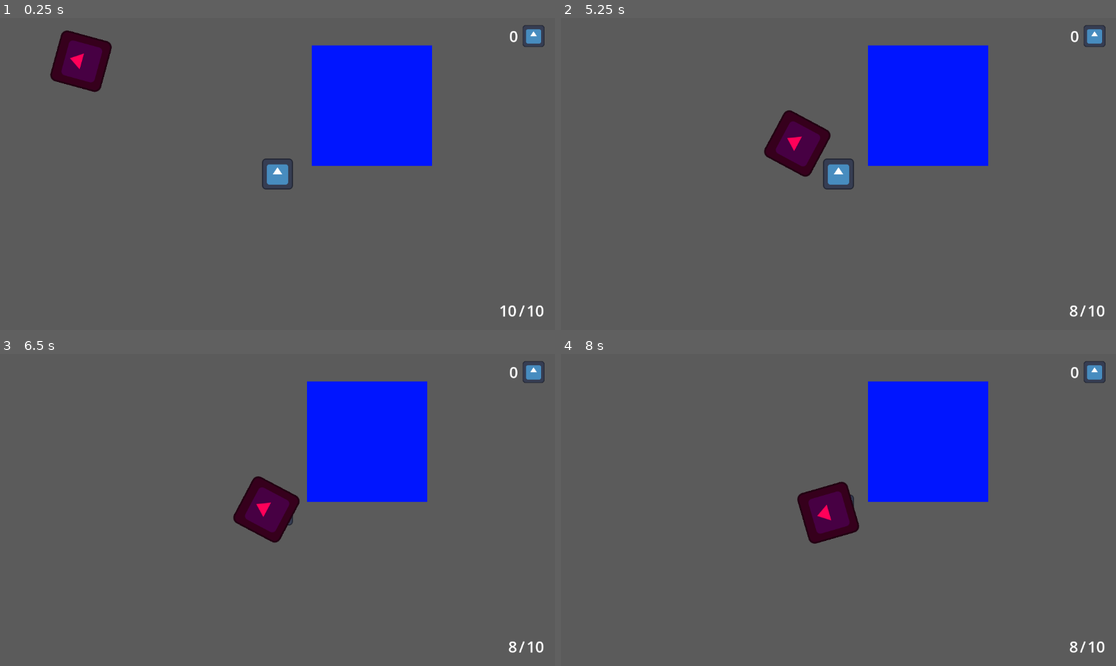
Above: before the commit, frames 1-4 (two rows, left to right).
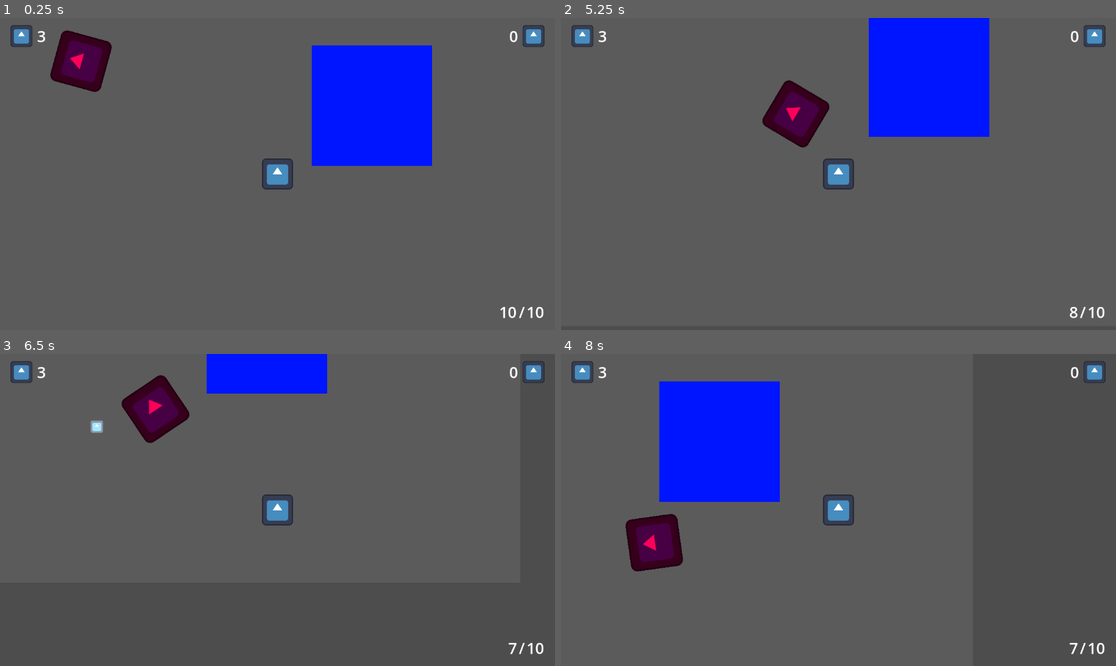
Above: after the commit, the same moments.

Repository: DeepRestGames/pirate-software-game-jam-17
Game: Godot game, scene res://Scenes/TestScene.tscn
Same seed, same stepped clock (60 frames per second), same inputs: the game is played once before the commit and once after it. The engine's default icon, where the game draws it, is replaced by a stand-in: a white triangle on a blue panel in a dark square.
Inputs (mouse positions are in pixels of both pictures, inside the frame that each line leads up to):
- Up to frame 1 (0.25 s): no input
- Up to frame 2 (5.25 s): move the mouse to (960, 158) at 0.52 s; hold D (move_right) 0.53-1.28 s; hold P (drink_potion, bound only after the commit) 0.53-1.28 s; move the mouse to (727, 189) at 1.27 s; hold S (move_down) 1.28-2.03 s; click (727, 189) at 1.35 s; tap P (drink_potion, bound only after the commit) at 1.55, 2.85, 3.8, 4.35 s; move the mouse to (894, 105) at 2.02 s; hold D (move_right) 2.03-2.78 s; hold P (drink_potion, bound only after the commit) 2.03-2.78 s; move the mouse to (810, 236) at 2.77 s; hold W (move_up) 2.78-3.53 s; move the mouse to (1005, 220) at 3.52 s; press the mouse at (1005, 220) at 3.53 s; hold A (move_left) 3.53-5.03 s; move the mouse to (672, 127) at 4.27 s; release the mouse at (672, 127) at 4.28 s; move the mouse to (866, 174) at 5.02 s; hold S (move_down) from 5.03 s (still down); hold P (drink_potion, bound only after the commit) from 5.03 s (still down)
- Up to frame 3 (6.5 s): move the mouse to (194, 432) at 5.77 s; release S (move_down) at 5.78 s; release P (drink_potion, bound only after the commit) at 5.78 s; hold D (move_right) from 5.78 s (still down); click (194, 432) at 5.85 s; tap P (drink_potion, bound only after the commit) at 6.05 s
- Up to frame 4 (8 s): move the mouse to (960, 494) at 6.52 s; release D (move_right) at 6.53 s; hold W (move_up) 6.53-7.28 s; hold P (drink_potion, bound only after the commit) 6.53-7.28 s; move the mouse to (727, 525) at 7.27 s; hold D (move_right) from 7.28 s (still down); tap P (drink_potion, bound only after the commit) at 7.35 s

The runs differ from the first frame. In frame 1, 0.4% of the frame differs, in the area x 1-98%, y 2-97%; in frame 2, 6.9%; in frame 3, 15%; in frame 4, 20%.

Commit message:
HP indicator in HUD

Diff:
--- a/if_onlyone_savemission/Scenes/UI/HUD.tscn
+++ b/if_onlyone_savemission/Scenes/UI/HUD.tscn
@@ -1,8 +1,9 @@
-[gd_scene load_steps=4 format=3 uid="uid://b8e4ms8gpa7de"]
+[gd_scene load_steps=5 format=3 uid="uid://b8e4ms8gpa7de"]
 
 [ext_resource type="Script" uid="uid://cls3l3tvbwhrv" path="res://Scripts/UI/AmmoCounter.gd" id="1_omqfp"]
 [ext_resource type="Texture2D" uid="uid://cv8hmxb7wdyar" path="res://icon.svg" id="2_qc5w2"]
 [ext_resource type="Script" uid="uid://bore17jo71by6" path="res://Scripts/UI/FabricatorMaterialCounter.gd" id="2_xaom8"]
+[ext_resource type="Script" uid="uid://ykgqogdlqidp" path="res://Scripts/UI/HPCounter.gd" id="4_4bm6u"]
 
 [node name="HUD" type="Control"]
 custom_minimum_size = Vector2(1152, 648)
@@ -18,9 +19,9 @@
 [node name="AmmoCounter" type="Control" parent="."]
 layout_mode = 1
 anchor_left = 0.980903
-anchor_top = 0.972222
+anchor_top = 0.976852
 anchor_right = 0.980903
-anchor_bottom = 0.972222
+anchor_bottom = 0.976852
 grow_horizontal = 0
 grow_vertical = 0
 script = ExtResource("1_omqfp")
@@ -57,7 +58,6 @@
 anchor_bottom = 0.0231481
 grow_horizontal = 0
 script = ExtResource("2_xaom8")
-metadata/_edit_use_anchors_ = true
 
 [node name="HBoxContainer" type="HBoxContainer" parent="FabricatorMaterialCounter"]
 layout_direction = 3
@@ -77,3 +77,29 @@
 theme_override_font_sizes/font_size = 32
 text = "0"
 horizontal_alignment = 2
+
+[node name="HPCounter" type="Control" parent="."]
+layout_mode = 1
+anchor_left = 0.0190972
+anchor_top = 0.0231481
+anchor_right = 0.0190972
+anchor_bottom = 0.0231481
+script = ExtResource("4_4bm6u")
+metadata/_edit_use_anchors_ = true
+
+[node name="HBoxContainer" type="HBoxContainer" parent="HPCounter"]
+layout_mode = 0
+offset_right = 40.0
+offset_bottom = 40.0
+theme_override_constants/separation = 10
+
+[node name="HPIcon" type="TextureRect" parent="HPCounter/HBoxContainer"]
+layout_mode = 2
+texture = ExtResource("2_qc5w2")
+expand_mode = 2
+
+[node name="CurrentAmount" type="Label" parent="HPCounter/HBoxContainer"]
+layout_direction = 3
+layout_mode = 2
+theme_override_font_sizes/font_size = 32
+text = "0"
--- a/if_onlyone_savemission/Scripts/GameManagement/EventBus.gd
+++ b/if_onlyone_savemission/Scripts/GameManagement/EventBus.gd
@@ -36,6 +36,12 @@
 
 @warning_ignore("unused_signal")
 signal update_current_fabricator_material_count(value)
+
+@warning_ignore("unused_signal")
+signal update_current_hp_HUD(value)
+
+@warning_ignore("unused_signal")
+signal update_max_hp_HUD(value)
 
 
 # Consumables
--- a/if_onlyone_savemission/Scripts/Player/Player.gd
+++ b/if_onlyone_savemission/Scripts/Player/Player.gd
@@ -11,6 +11,12 @@
 var currentAmmo
 var reloadCooldown := 1.5
 var currentReloadCooldown : float
+
+# HP
+var currentHP: int = 3
+@export var maxHP: int = 3
+var invincibilityCooldown := .5
+var currentInvincibilityCooldown: float
 
 # Movement
 var movement_speed: float = 300
@@ -29,11 +35,16 @@
 	EventBus.connect("add_fabricator_material", add_fabricator_material)
 	EventBus.connect("remove_fabricator_material", remove_fabricator_material)
 
+	EventBus.emit_signal("update_current_hp_HUD", currentHP)
+
 
 func _unhandled_input(event: InputEvent) -> void:
 	if event.is_action_pressed("shoot"):
 		if currentReloadCooldown <= 0:
 			shoot()
+
+	if event.is_action_pressed("drink_potion"):
+		full_hp()
 
 
 func get_movement_input() -> void:
@@ -48,6 +59,9 @@
 		if currentReloadCooldown <= 0:
 			currentAmmo = maxAmmo
 			EventBus.emit_signal("update_current_ammo", currentAmmo)
+
+	if currentInvincibilityCooldown > 0:
+		currentInvincibilityCooldown -= delta
 
 
 func _physics_process(delta: float) -> void:
@@ -65,9 +79,11 @@
 
 
 func take_damage() -> void:
-	print("Player death")
-	EventBus.emit_signal("player_death")
-	process_mode = Node.PROCESS_MODE_DISABLED
+	if currentInvincibilityCooldown > 0:
+		return
+
+	remove_hp(1)
+	currentInvincibilityCooldown = invincibilityCooldown
 
 
 func shoot() -> void:
@@ -95,4 +111,28 @@
 
 func remove_fabricator_material(value) -> void:
 	fabricator_material_quantity -= value
+
+	if fabricator_material_quantity < 0:
+		fabricator_material_quantity = 0
+
 	EventBus.emit_signal("update_current_fabricator_material_count", fabricator_material_quantity)
+
+
+func add_hp(value) -> void:
+	currentHP += value
+	EventBus.emit_signal("update_current_hp_HUD", currentHP)
+
+
+func remove_hp(value) -> void:
+	currentHP -= value
+	EventBus.emit_signal("update_current_hp_HUD", currentHP)
+
+	if currentHP <= 0:
+		print("Player death")
+		EventBus.emit_signal("player_death")
+		process_mode = Node.PROCESS_MODE_DISABLED
+
+
+func full_hp() -> void:
+	currentHP = maxHP
+	EventBus.emit_signal("update_current_hp_HUD", currentHP)
--- /dev/null
+++ b/if_onlyone_savemission/Scripts/UI/HPCounter.gd
@@ -0,0 +1,12 @@
+extends Control
+
+
+@onready var currentHP = $HBoxContainer/CurrentAmount
+
+
+func _ready() -> void:
+	EventBus.connect("update_current_hp_HUD", update_current_hp_HUD)
+
+
+func update_current_hp_HUD(value) -> void:
+	currentHP.text = str(value)
--- a/if_onlyone_savemission/project.godot
+++ b/if_onlyone_savemission/project.godot
@@ -51,6 +51,11 @@
 "events": [Object(InputEventMouseButton,"resource_local_to_scene":false,"resource_name":"","device":-1,"window_id":0,"a …(258 unchanged characters)…
 ]
 }
+drink_potion={
+"deadzone": 0.2,
+"events": [Object(InputEventKey,"resource_local_to_scene":false,"resource_name":"","device":-1,"window_id":0,"alt_pressed":false,"shift_pressed":false,"ctrl_pressed":false,"meta_pressed":false,"pressed":false,"keycode":0,"physical_keycode":80,"key_label":0,"unicode":112,"location":0,"echo":false,"script":null)
+]
+}
 
 [layer_names]
 
Not shown, added: if_onlyone_savemission/Scripts/UI/HPCounter.gd.uid
